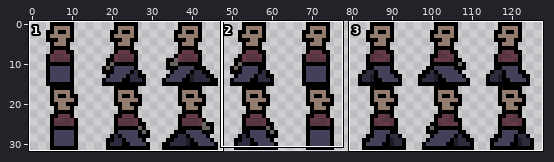
Two versions of one sprite sheet, assets/img/player.png. The first picture is a wide view before the edit; the outline marks the close-up.
Close-up. Before:
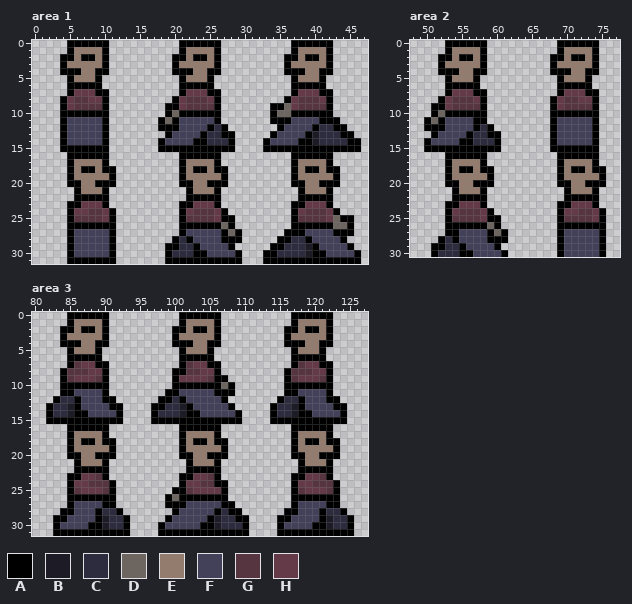
The file is 128x32 pixels. Shown: area 1: x 0..47, y 0..31; area 2: x 48..77, y 0..30; area 3: x 80..127, y 0..31.
Palette (. is transparent): A #000000  B #1d1c26  C #2d2b3e  D #6c6560  E #937c6e  F #43405a  G #573540  H #643a48
Pixels before, area 1, first column x 4:
 0 .AAAAAA..........AAAAAA..........AAAAAA....
 1 .AEEEEA..........AEEEEA..........AEEEEA....
 2 AAEAAEA.........AAEAAEA.........AAEAAEA....
 3 AEEEEEA.........AEEEEEA.........AEEEEEA....
 4 AAAEEAA.........AAAEEAA.........AAAEEAA....
 5 .AEEEA...........AEEEA...........AEEEA.....
 6 .AAAAA...........AAAAA...........AAAAA.....
 7 .AHHHAA..........AHHHAA..........AHHHAA....
 8 AHGGHHA.........AHGGGHA.........AHGGGHA....
 9 AHGGGGA........AAHGGGGA.......AADHGGGGA....
10 AAAAAAA........ADAAAAAA.......ADDAAAAAA....
11 AFFFFFA.......ADAFFFFFA.......AAAFFFFAAA...
12 AFFFFFA.......AAAFFFFACA.......AFFFFACCAA..
13 AFFFFFA........AFFFFACCAA.....AFFFFABCCCAA.
14 AFFFFFA.......AFFFFAACCCA....AFFFFAABCCCCAA
15 AAAAAAA.......AAAAAAAAAAA....AAAAAAAAAAAAAA
16 .AAAAAA..........AAAAAA..........AAAAAA....
17 .AEEEEA..........AEEEEA..........AEEEEA....
18 .AEAAEAA.........AEAAEAA.........AEAAEAA...
19 .AEEEEEA.........AEEEEEA.........AEEEEEA...
20 .AAEEAAA.........AAEEAAA.........AAEEAAA...
21 ..AEEEA...........AEEEA...........AEEEA....
22 ..AAAAA...........AAAAA...........AAAAA....
23 .AAHHHA..........AAHHHA..........AAHHHA....
24 .AHHGGHA.........AHGGGHA.........AHGGGHA...
25 .AGGGGHA.........AGGGGHAA........AGGGGHDAA.
26 .AAAAAAA.........AAAAAADA........AAAAAADDA.
27 .AFFFFFA.........AFFFFFADA......AAAFFFFAAA.
28 .AFFFFFA........ACAFFFFAAA.....AACCAFFFFA..
29 .AFFFFFA.......AACCAFFFFA.....AACCCBAFFFFA.
30 .AFFFFFA.......ACCCAAFFFFA...AACCCCBAAFFFFA
31 .AAAAAAA.......AAAAAAAAAAA...AAAAAAAAAAAAAA
Pixels before, area 2, first column x 50:
 0 ...AAAAAA..........AAAAAA.
 1 ...AEEEEA..........AEEEEA.
 2 ..AAEAAEA.........AAEAAEA.
 3 ..AEEEEEA.........AEEEEEA.
 4 ..AAAEEAA.........AAAEEAA.
 5 ...AEEEA...........AEEEA..
 6 ...AAAAA...........AAAAA..
 7 ...AHHHAA..........AHHHAA.
 8 ..AHGGGHA.........AHGGHHA.
 9 .AAHGGGGA.........AHGGGGA.
10 .ADAAAAAA.........AAAAAAA.
11 ADAFFFFAA.........AFFFFFA.
12 AAAFFFFACA........AFFFFFA.
13 .AFFFFACCAA.......AFFFFFA.
14 AFFFFAACCCA.......AFFFFFA.
15 AAAAAAAAAAA.......AAAAAAA.
16 ...AAAAAA..........AAAAAA.
17 ...AEEEEA..........AEEEEA.
18 ...AEAAEAA.........AEAAEAA
19 ...AEEEEEA.........AEEEEEA
20 ...AAEEAAA.........AAEEAAA
21 ....AEEEA...........AEEEA.
22 ....AAAAA...........AAAAA.
23 ...AAHHHA..........AAHHHA.
24 ...AHGGGHA.........AHHGGHA
25 ...AGGGGHAA........AGGGGHA
26 ...AAAAAADA........AAAAAAA
27 ...AAFFFFADA.......AFFFFFA
28 ..ACAFFFFAAA.......AFFFFFA
29 .AACCAFFFFA........AFFFFFA
30 .ACCCAAFFFFA.......AFFFFFA
Pixels before, area 3, first column x 82:
 0 ...AAAAAA..........AAAAAA..........AAAAAA...
 1 ...AEEEEA..........AEEEEA..........AEEEEA...
 2 ..AAEAAEA.........AAEAAEA.........AAEAAEA...
 3 ..AEEEEEA.........AEEEEEA.........AEEEEEA...
 4 ..AAAEEAA.........AAAEEAA.........AAAEEAA...
 5 ...AEEEA...........AEEEA...........AEEEA....
 6 ...AAAAA...........AAAAA...........AAAAA....
 7 ...AGHHAA..........AGHHAA..........AGHHAA...
 8 ..AGGGHHA.........AAGGHHA.........AGGGHHA...
 9 ..AGHHHGA.........AHHHHGAA........AGHHHGA...
10 ..AAAAAAA.........AAAAAAADA.......AAAAAAA...
11 ..AAFFFFA........AAFFFFFAAA.......AAFFFFA...
12 .ACCAFFFAA......AACAFFFFFA.......ACCAFFFAA..
13 ACCBAFFFFAA....AACCBAFFFFFA.....ACCBAFFFFAA.
14 ACCBAAFFFFA....ACCCBAAFFFFFA....ACCBAAFFFFA.
15 AAAAAAAAAAA....AAAAAAAAAAAAA....AAAAAAAAAAA.
16 ...AAAAAA..........AAAAAA..........AAAAAA...
17 ...AEEEEA..........AEEEEA..........AEEEEA...
18 ...AEAAEAA.........AEAAEAA.........AEAAEAA..
19 ...AEEEEEA.........AEEEEEA.........AEEEEEA..
20 ...AAEEAAA.........AAEEAAA.........AAEEAAA..
21 ....AEEEA...........AEEEA...........AEEEA...
22 ....AAAAA...........AAAAA...........AAAAA...
23 ...AAHHGA..........AAHHGA..........AAHHGA...
24 ...AHHGGGA.........AHHGGAA.........AHHGGGA..
25 ...AGHHHGA........AAGHHHHA.........AGHHHGA..
26 ...AAAAAAA.......ADAAAAAAA.........AAAAAAA..
27 ...AFFFFAA.......AAAFFFFFAA........AFFFFAA..
28 ..AAFFFACCA.......AFFFFFACAA......AAFFFACCA.
29 .AAFFFFABCCA.....AFFFFFABCCAA....AAFFFFABCCA
30 .AFFFFAABCCA....AFFFFFAABCCCA....AFFFFAABCCA
31 .AAAAAAAAAAA....AAAAAAAAAAAAA....AAAAAAAAAAA
Once edited:
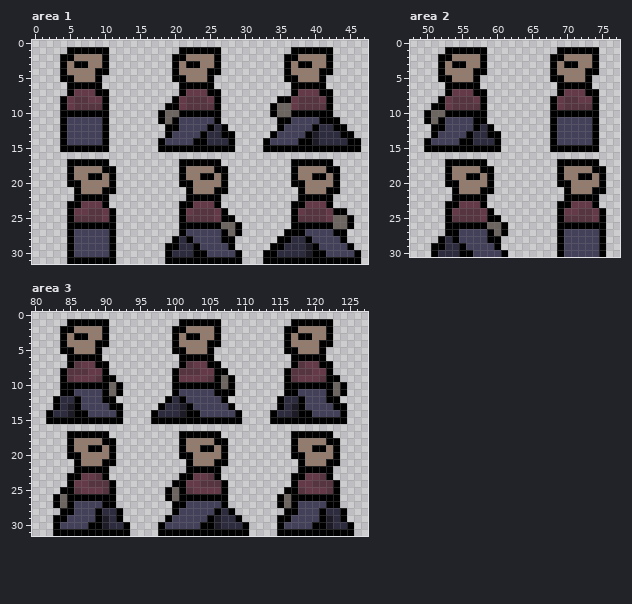
From old to new:
Area 1:
y 0: x 5..10 AAAAAA -> ......; x 21..26 AAAAAA -> ......; x 37..42 AAAAAA -> ......
y 1: x 6..9 EEEE -> AAAA; x 22..25 EEEE -> AAAA; x 38..41 EEEE -> AAAA
y 2: x 7..8 AA -> EE; x 23..24 AA -> EE; x 39..40 AA -> EE
y 3: x 6..7 EE -> AA; x 22..23 EE -> AA; x 38..39 EE -> AA
y 4: x 5..6 AA -> EE; x 21..22 AA -> EE; x 37..38 AA -> EE
y 5: x 4 . -> A; x 20 . -> A; x 36 . -> A
y 8: x 35 . -> A
y 9: x 35 A -> D
y 10: x 18..19 .A -> AD
y 11: x 34 A -> .
y 12: x 18 A -> .
y 16: x 5..10 AAAAAA -> ......; x 21..26 AAAAAA -> ......; x 37..42 AAAAAA -> ......
y 17: x 6..9 EEEE -> AAAA; x 22..25 EEEE -> AAAA; x 38..41 EEEE -> AAAA
y 18: x 7..8 AA -> EE; x 23..24 AA -> EE; x 39..40 AA -> EE
y 19: x 8..9 EE -> AA; x 24..25 EE -> AA; x 40..41 EE -> AA
y 20: x 9..10 AA -> EE; x 25..26 AA -> EE; x 41..42 AA -> EE
y 21: x 11 . -> A; x 27 . -> A; x 43 . -> A
y 24: x 44 . -> A
y 25: x 44 A -> D
y 26: x 28..29 A. -> DA
y 27: x 45 A -> .
y 28: x 29 A -> .
Area 2:
y 0: x 53..58 AAAAAA -> ......; x 69..74 AAAAAA -> ......
y 1: x 54..57 EEEE -> AAAA; x 70..73 EEEE -> AAAA
y 2: x 55..56 AA -> EE; x 71..72 AA -> EE
y 3: x 54..55 EE -> AA; x 70..71 EE -> AA
y 4: x 53..54 AA -> EE; x 69..70 AA -> EE
y 5: x 52 . -> A; x 68 . -> A
y 10: x 50..51 .A -> AD
y 12: x 50 A -> .
y 16: x 53..58 AAAAAA -> ......; x 69..74 AAAAAA -> ......
y 17: x 54..57 EEEE -> AAAA; x 70..73 EEEE -> AAAA
y 18: x 55..56 AA -> EE; x 71..72 AA -> EE
y 19: x 56..57 EE -> AA; x 72..73 EE -> AA
y 20: x 57..58 AA -> EE; x 73..74 AA -> EE
y 21: x 59 . -> A; x 75 . -> A
y 26: x 60..61 A. -> DA
y 28: x 61 A -> .
Area 3:
y 0: x 85..90 AAAAAA -> ......; x 101..106 AAAAAA -> ......; x 117..122 AAAAAA -> ......
y 1: x 86..89 EEEE -> AAAA; x 102..105 EEEE -> AAAA; x 118..121 EEEE -> AAAA
y 2: x 87..88 AA -> EE; x 103..104 AA -> EE; x 119..120 AA -> EE
y 3: x 86..87 EE -> AA; x 102..103 EE -> AA; x 118..119 EE -> AA
y 4: x 85..86 AA -> EE; x 101..102 AA -> EE; x 117..118 AA -> EE
y 5: x 84 . -> A; x 100 . -> A; x 116 . -> A
y 8: x 101 A -> G; x 107 . -> A
y 9: x 91 . -> A; x 107..108 A. -> DA; x 123 . -> A
y 10: x 91..92 .. -> DA; x 123..124 .. -> DA
y 11: x 91..92 .. -> DA; x 99 A -> .; x 123..124 .. -> DA
y 12: x 98 A -> .
y 13: x 82..83 AC -> .A; x 97 A -> .; x 114..115 AC -> .A
y 16: x 85..90 AAAAAA -> ......; x 101..106 AAAAAA -> ......; x 117..122 AAAAAA -> ......
y 17: x 86..89 EEEE -> AAAA; x 102..105 EEEE -> AAAA; x 118..121 EEEE -> AAAA
y 18: x 87..88 AA -> EE; x 103..104 AA -> EE; x 119..120 AA -> EE
y 19: x 88..89 EE -> AA; x 104..105 EE -> AA; x 120..121 EE -> AA
y 20: x 89..90 AA -> EE; x 105..106 AA -> EE; x 121..122 AA -> EE
y 21: x 91 . -> A; x 107 . -> A; x 123 . -> A
y 24: x 100 . -> A; x 106 A -> G
y 25: x 84 . -> A; x 99..100 .A -> AD; x 116 . -> A
y 26: x 83..84 .. -> AD; x 115..116 .. -> AD
y 27: x 83..84 .. -> AD; x 99 A -> .; x 108 A -> .; x 115..116 .. -> AD
y 28: x 109 A -> .
y 29: x 92..93 CA -> A.; x 110 A -> .; x 124..125 CA -> A.
